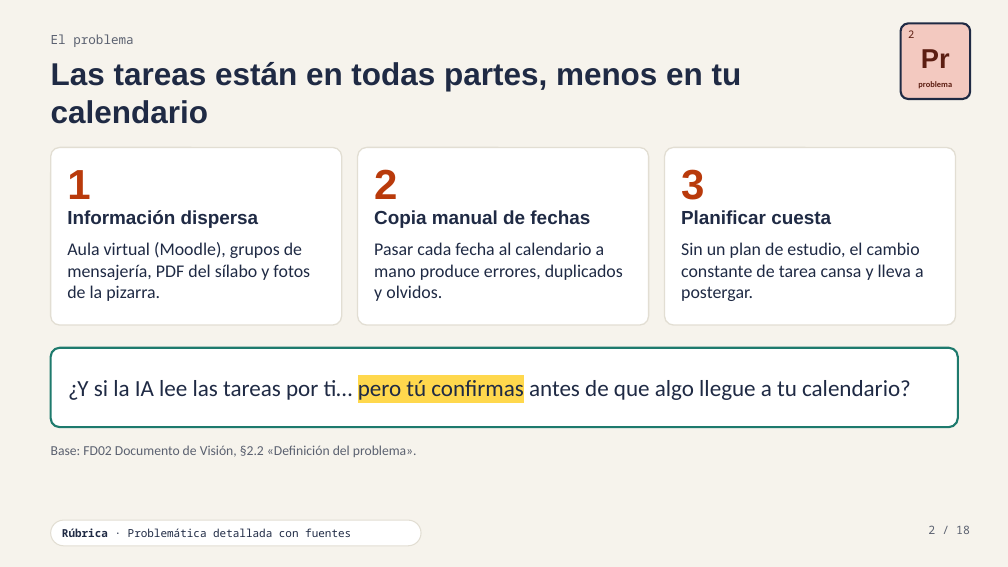
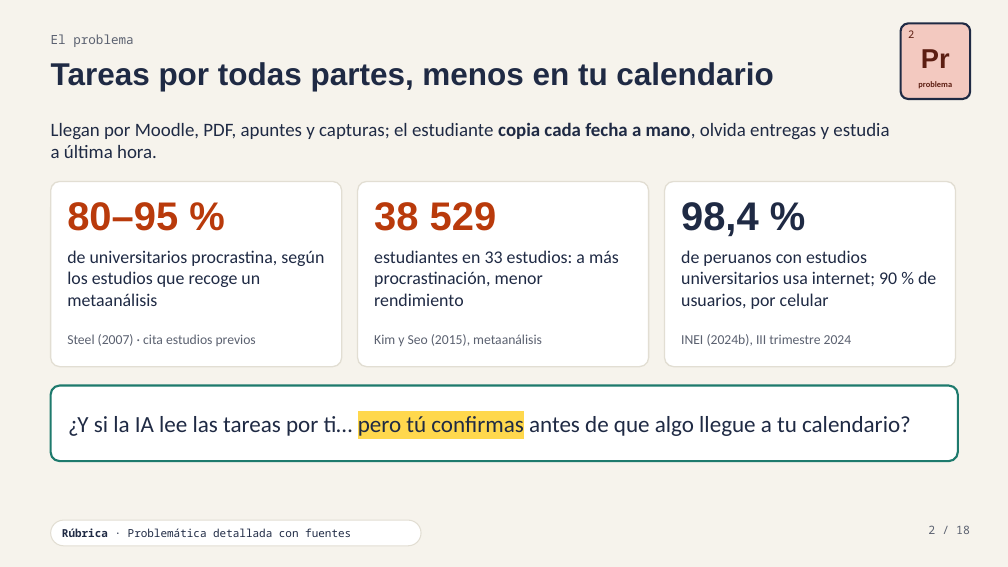
Before and after one commit to Laos19/TareaIA, a slide deck: slide 2 of docs/presentacion/TAREIA-presentacion.pptx. Drawn at 1008x567 pixels with LibreOffice and Linux fonts; fonts in the diff are those of the drawing. Boxes give left, top, right and bottom in pixels: in the first picture for what was removed or moved away, otherwise in the second. Text is boxed around its words. In the diff, an @@ line names an element or a change of style, - is before the commit and + after.

```diff
--- a/docs/presentacion/TAREIA-presentacion.pptx
+++ b/docs/presentacion/TAREIA-presentacion.pptx
@@ text at [51, 62, 773, 91]: text changed @@
-Las tareas están en todas partes, menos en tu calendario
+Tareas por todas partes, menos en tu calendario
@@ text added at [51, 122, 889, 158], 18 pt, text #1F2A44 @@
+Llegan por Moodle, PDF, apuntes y capturas; el estudiante copia cada fecha a mano, olvida entregas y estudia a última hora.
@@ text removed at [67, 170, 90, 199] @@
-1
@@ text removed at [374, 169, 397, 199] @@
-2
@@ text removed at [681, 169, 704, 200] @@
-3
@@ rounded rectangle: place and size @@
-rounded rectangle at [51, 147, 342, 325]
+rounded rectangle at [51, 181, 342, 367]
@@ text at [67, 202, 178, 231]: text changed; size 18 to 38 pt; text colour #1F2A44 to #B93A0B @@
-Información dispersa
+80–95 %
@@ rounded rectangle: place and size @@
-rounded rectangle at [358, 147, 649, 325]
+rounded rectangle at [358, 181, 649, 367]
@@ text at [374, 202, 497, 231]: text changed; size 18 to 38 pt; text colour #1F2A44 to #B93A0B @@
-Copia manual de fechas
+38 529
@@ proportions changed in 4 elements at [51, 386, 958, 461], [51, 181, 342, 367], [358, 181, 649, 367], [665, 181, 956, 367] @@
@@ rounded rectangle: place and size @@
-rounded rectangle at [665, 147, 956, 325]
+rounded rectangle at [665, 181, 956, 367]
@@ text at [681, 202, 759, 236]: text changed; size 18 to 38 pt @@
-Planificar cuesta
+98,4 %
@@ text at [67, 250, 324, 306]: text changed @@
-Aula virtual (Moodle), grupos de mensajería, PDF del sílabo y fotos de la pizarra.
+de universitarios procrastina, según los estudios que recoge un metaanálisis
@@ text at [374, 250, 619, 306]: text changed @@
-Pasar cada fecha al calendario a mano produce errores, duplicados y olvidos.
+estudiantes en 33 estudios: a más procrastinación, menor rendimiento
@@ text at [681, 250, 936, 309]: text changed @@
-Sin un plan de estudio, el cambio constante de tarea cansa y lleva a postergar.
+de peruanos con estudios universitarios usa internet; 90 % de usuarios, por celular
@@ text added at [67, 334, 256, 346], 13 pt, text #5B6170 @@
+Steel (2007) · cita estudios previos
@@ text added at [374, 334, 542, 346], 13 pt, text #5B6170 @@
+Kim y Seo (2015), metaanálisis
@@ text added at [681, 334, 852, 346], 13 pt, text #5B6170 @@
+INEI (2024b), III trimestre 2024
@@ rounded rectangle: place and size @@
-rounded rectangle at [51, 348, 958, 427]
+rounded rectangle at [51, 386, 958, 461]
@@ text "¿Y si la IA lee ...": place and size @@
-text "¿Y si la IA lee ..." at [68, 380, 911, 400]
+text "¿Y si la IA lee ..." at [68, 416, 911, 436]
@@ text removed at [51, 445, 417, 457] @@
-Base: FD02 Documento de Visión, §2.2 «Definición del problema».
```
Also in this commit, not shown: 4 other slides changed, 20 other files.
